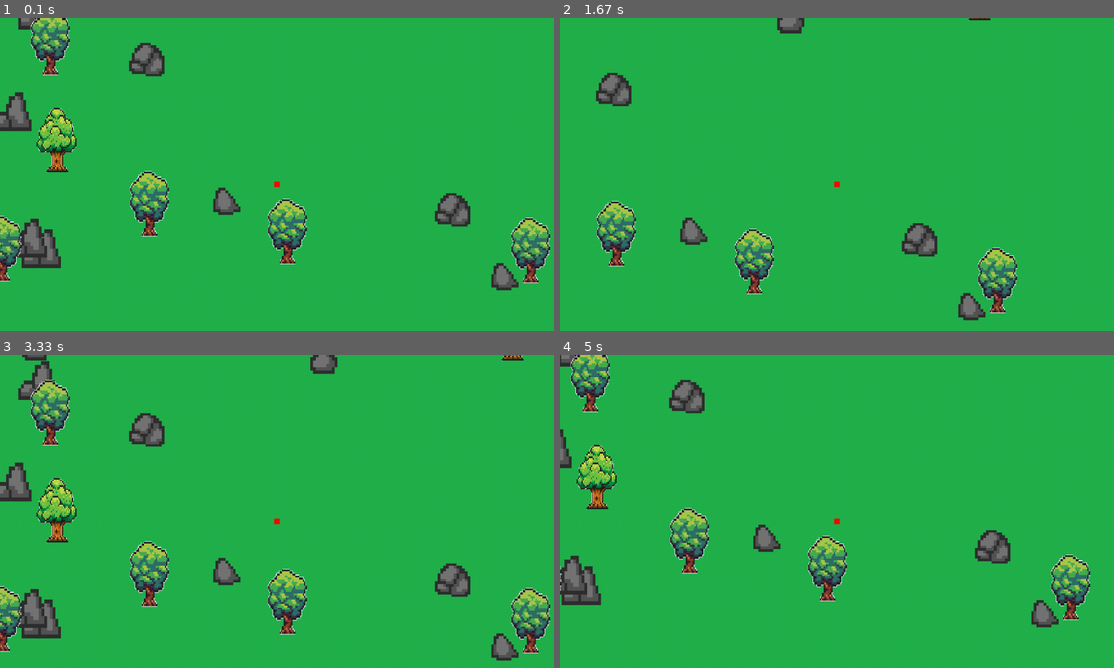
Above: before the commit, frames 1-4 (two rows, left to right).
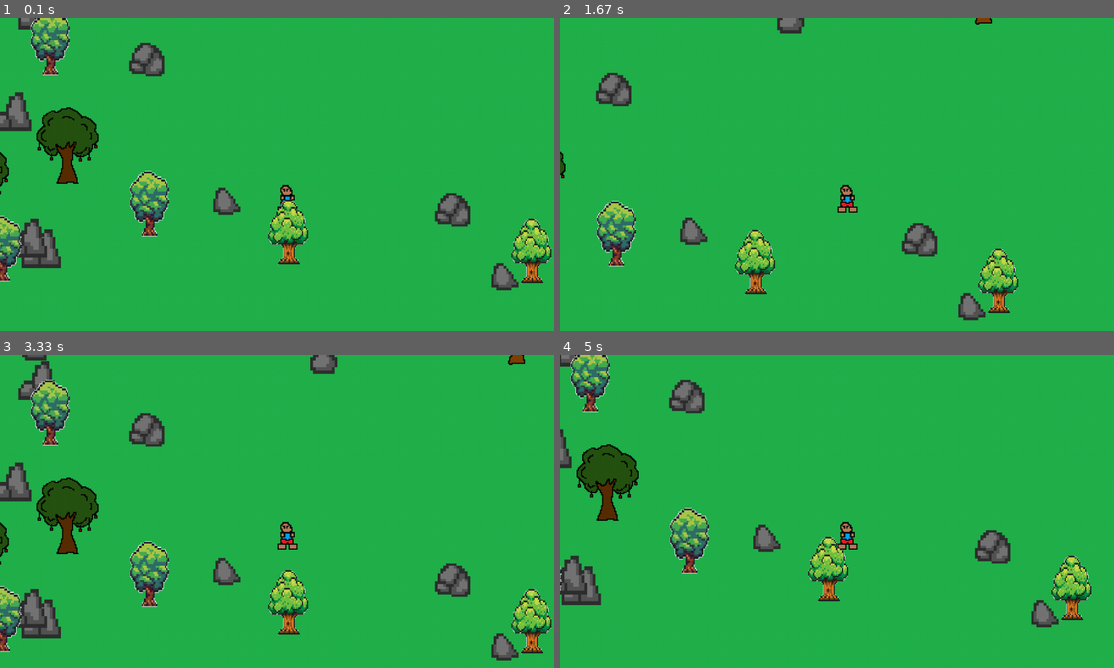
Above: after the commit, the same moments.

Repository: Manan-200/Python
Game: pygame game, started from Games/Indie_game/indie_game.py
Same seed, same stepped clock (60 frames per second), same inputs: the game is played once before the commit and once after it.
Inputs:
- Up to frame 1 (0.1 s): no input
- Up to frame 2 (1.67 s): hold D 0.33-0.8 s; hold W 0.83-1.13 s; hold D 1.17-1.63 s
- Up to frame 3 (3.33 s): hold A 1.67-2.2 s; hold S 2.23-2.53 s; hold A 2.57-2.97 s; hold W from 3 s (still down)
- Up to frame 4 (5 s): release W at 3.37 s; hold D 3.4-4.03 s; hold S 4.07-4.43 s; hold A 4.47-4.93 s; hold D from 4.97 s (still down)

The runs differ from the first frame. In frame 1, 4.1% of the frame differs, in the area x 0-100%, y 28-85%; in frame 2, 2.5%; in frame 3, 4.4%, in the area x 0-100%, y 0-96%; in frame 4, 4.1%.

Commit message:
Added player_img

Diff:
--- a/Games/Indie_game/indie_game.py
+++ b/Games/Indie_game/indie_game.py
@@ -16,9 +16,10 @@
 win = pygame.display.set_mode((width, height))
 pygame.display.set_caption("Indie Game")
 
+#Player image
+player_img = pygame.transform.scale(pygame.image.load(os.path.join("assets", "player_img.png")) , (25 * 1.5, 136/4 * 1.5))
 #Background image
 bg_img = pygame.transform.scale(pygame.image.load(os.path.join("assets", "bg_img.png")), (width + 2*(-bg_x), height + 2*(-bg_y)))
-
 #Rock images
 rock_img_1 = pygame.transform.scale(pygame.image.load(os.path.join("assets", "rock_imgs", "rock_img_1.png")), (rock_w, rock_h))
 rock_img_2 = pygame.transform.scale(pygame.image.load(os.path.join("assets", "rock_imgs", "rock_img_2.png")), (rock_w, rock_h))
@@ -30,11 +31,11 @@
 #Tree images
 tree_img_1 = pygame.transform.scale(pygame.image.load(os.path.join("assets", "tree_imgs", "tree_img_1.png")), (tree_w, tree_h))
 tree_img_2 = pygame.transform.scale(pygame.image.load(os.path.join("assets", "tree_imgs", "tree_img_2.png")), (tree_w, tree_h))
-tree_img_3 = pygame.transform.scale(pygame.image.load(os.path.join("assets", "tree_imgs", "tree_img_3.png")), (tree_w, tree_h))
-#tree_img_4 = pygame.transform.scale(pygame.image.load(os.path.join("assets", "tree_imgs", "tree_img_4.png")), (tree_w, tree_h))
+tree_img_3 = pygame.transform.scale(pygame.image.load(os.path.join("assets", "tree_imgs", "tree_img_3.png")), (59 * 2, 75 * 2))
+tree_img_4 = pygame.transform.scale(pygame.image.load(os.path.join("assets", "tree_imgs", "tree_img_4.png")), (45 * 2, 69 * 2))
 #tree_img_5 = pygame.transform.scale(pygame.image.load(os.path.join("assets", "tree_imgs", "tree_img_5.png")), (tree_w, tree_h))
 #tree_img_6 = pygame.transform.scale(pygame.image.load(os.path.join("assets", "tree_imgs", "tree_img_6.png")), (tree_w, tree_h))
-#Removing background of rocks
+#Removing background of rocks, trees and player
 rock_img_1.set_colorkey((255, 255, 255))
 rock_img_2.set_colorkey((246, 246, 246))
 rock_img_3.set_colorkey((255, 255, 255))
@@ -42,13 +43,15 @@
 rock_img_5.set_colorkey((220, 240, 244))
 rock_img_6.set_colorkey((220, 240, 244))
 rock_img_7.set_colorkey((220, 240, 244))
-#Removing background of trees
+
 tree_img_1.set_colorkey((255, 255, 255))
 tree_img_2.set_colorkey((255, 255, 255))
-tree_img_3.set_colorkey((0, 0, 0))
-#tree_img_4.set_colorkey((255, 255, 255))
+tree_img_3.set_colorkey((255, 255, 255))
+tree_img_4.set_colorkey((255, 255, 255))
 #tree_img_5.set_colorkey((255, 255, 255))
 #tree_img_6.set_colorkey((255, 255, 255))
+
+player_img.set_colorkey((255, 255, 255))
 
 #Player object
 class Player:
@@ -57,9 +60,11 @@
         self.y = y
         self.w = w
         self.h = h
+        self.img = player_img
     def draw(self):
-        self.Rect = pygame.Rect(self.x - self.w/2, self.y - self.h/2, self.w, self.h)
-        pygame.draw.rect(win, (255, 0, 0), self.Rect)
+        """self.Rect = pygame.Rect(self.x - self.w/2, self.y - self.h/2, self.w, self.h)
+        pygame.draw.rect(win, (255, 0, 0), self.Rect)"""
+        win.blit(self.img, (self.x, self.y))
 
 #Rock object
 class Rock:
@@ -74,7 +79,7 @@
     def __init__(self):
         self.x = random.randrange(1, bg_img.get_width() - 50)
         self.y = random.randrange(1, bg_img.get_height() - 50)
-        self.img = random.choice([tree_img_1, tree_img_2])
+        self.img = random.choice([tree_img_1, tree_img_2, tree_img_3, tree_img_4])
     def draw(self):
         win.blit(self.img, (bg_x + self.x, bg_y + self.y))
 
Binary file added: Games/Indie_game/assets/player_img.png
Binary file changed: Games/Indie_game/assets/tree_imgs/tree_img_3.png
Binary file added: Games/Indie_game/assets/tree_imgs/tree_img_4.png
